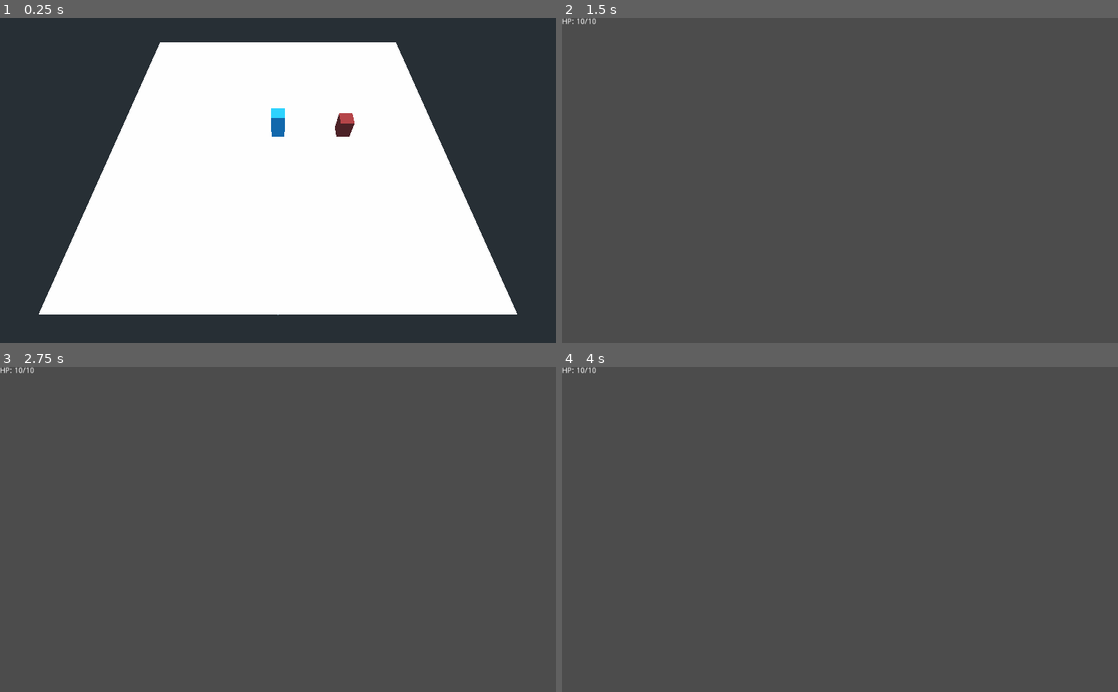
Above: before the commit, frames 1-4 (two rows, left to right).
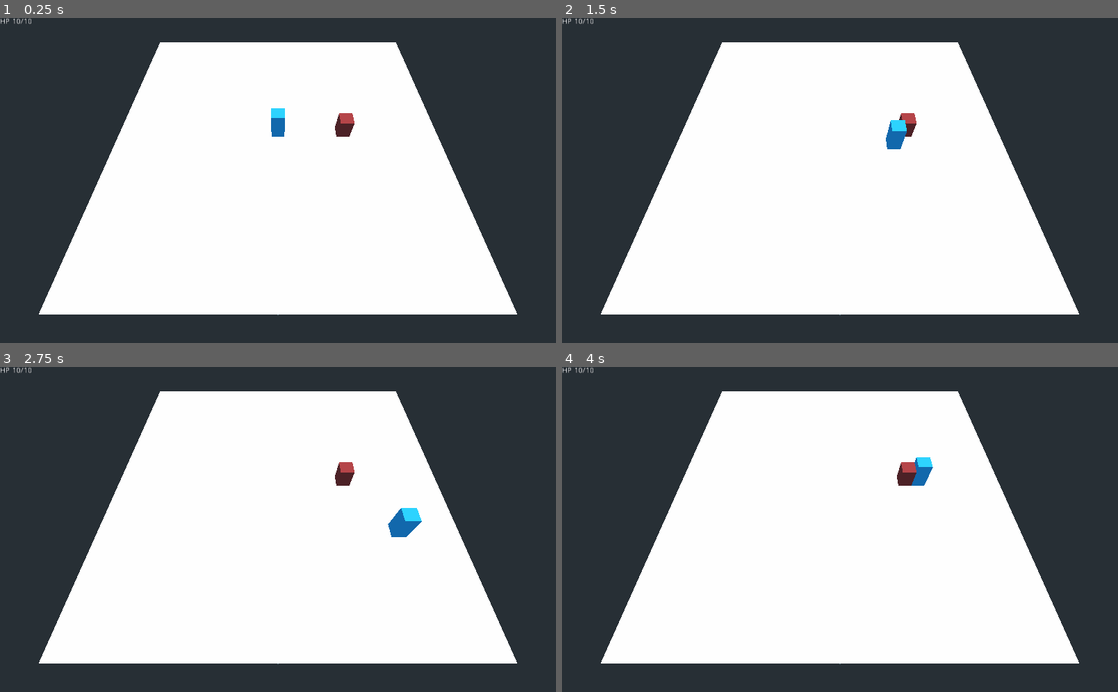
Above: after the commit, the same moments.

Repository: Idkeos/GMTK-JAM-22
Game: Godot game, scene res://Overworld.tscn
The game is run twice, just before and just after one commit, with the same random seed, the same clock (stepped at 60 frames per second) and the same inputs. Before the commit the project starts from res://Main.tscn.
Inputs:
- Up to frame 1 (0.25 s): no input
- Up to frame 2 (1.5 s): tap Enter at 0.5 s; hold D (move_right) 0.53-1.28 s; hold S (move_back) from 1.28 s (still down)
- Up to frame 3 (2.75 s): release S (move_back) at 2.03 s; hold D (move_right) from 2.03 s (still down)
- Up to frame 4 (4 s): release D (move_right) at 2.78 s; hold W (move_forward) 2.78-3.53 s; hold A (move_left) from 3.53 s (still down)

The runs differ from the first frame. In frame 1, less than 0.1% of the frame differs, in the area x 0-6%, y 0-2%; in frame 2, 100%, in the area x 0-100%, y 0-100%; in frame 3, 100%; in frame 4, 100%.

Commit message:
Cleaned up to change plans

Diff:
--- a/GMTK-JAM-2022/BattleHUD.tscn
+++ /dev/null
@@ -1,8 +0,0 @@
-[gd_scene format=2]
-
-[node name="BattleHUD" type="CanvasLayer"]
-
-[node name="PlayerHPText" type="Label" parent="."]
-margin_right = 40.0
-margin_bottom = 14.0
-text = "HP: 10/10"
--- a/GMTK-JAM-2022/BattleManager.gd
+++ /dev/null
@@ -1,23 +0,0 @@
-extends Node
-
-signal starting_battle()
-
-var player
-var enemies = []
-
-# the player signals it is the player and battle manager receives it
-# the battle manager signals when the player dies
-
-func _ready():
-	var player = get_parent().get_node("SceneManager").get_node("Overworld").get_node("Player")
-	player.connect("player_touching_enemy_in_overworld", self, "_on_Player_player_touching_enemy_in_overworld")
-
-func _on_Player_player_touching_enemy_in_overworld(enemy_battle_group_name):
-	emit_signal("starting_battle")
-
-
-func _on_PlayerStats_new_fighter(fighter, is_player):
-	if is_player:
-		player = fighter
-	else:
-		enemies.push_back(fighter)
--- a/GMTK-JAM-2022/BattleManager.tscn
+++ /dev/null
@@ -1,13 +0,0 @@
-[gd_scene load_steps=3 format=2]
-
-[ext_resource path="res://BattleManager.gd" type="Script" id=1]
-[ext_resource path="res://BattleStats.gd" type="Script" id=2]
-
-[node name="BattleManager" type="Node"]
-script = ExtResource( 1 )
-
-[node name="PlayerStats" type="Node" parent="."]
-script = ExtResource( 2 )
-is_player = true
-
-[connection signal="new_fighter" from="PlayerStats" to="." method="_on_PlayerStats_new_fighter"]
--- a/GMTK-JAM-2022/BattleScreen.gd
+++ /dev/null
@@ -1,13 +0,0 @@
-extends Node
-
-func _ready():
-	var player_stats = get_parent().get_parent().get_node("BattleManager").get_node("PlayerStats")
-	player_stats.connect("fighter_took_damage", self, "_on_PlayerStats_fighter_took_damage")
-
-
-func _on_PlayerStats_fighter_took_damage(fighter, amount):
-	print("ssss")
-	# TODO, make update HP counter when attack test button created
-
-func player_attack(attack_Id):
-	pass
--- a/GMTK-JAM-2022/BattleScreen.tscn
+++ /dev/null
@@ -1,9 +0,0 @@
-[gd_scene load_steps=3 format=2]
-
-[ext_resource path="res://BattleHUD.tscn" type="PackedScene" id=1]
-[ext_resource path="res://BattleScreen.gd" type="Script" id=2]
-
-[node name="BattleScreen" type="Node"]
-script = ExtResource( 2 )
-
-[node name="BattleHUD" parent="." instance=ExtResource( 1 )]
--- a/GMTK-JAM-2022/BattleStats.gd
+++ b/GMTK-JAM-2022/BattleStats.gd
@@ -1,29 +1,30 @@
 extends Node
 
-signal new_fighter(fighter, is_player)
 signal fighter_took_damage(fighter, amount)
 signal fighter_died(fighter)
 signal attack(fighter)
 
 export var max_hp = 10
-export var is_player = false
+
+var is_player
 var hp
 
 func _ready():
 	hp = max_hp
-	emit_signal("new_fighter", self, is_player)
+	is_player = get_parent().is_in_group("player")
 
 func take_damage(amount):
 	hp -= amount
-	print("dsj")
 	if hp <= 0:
 		die()
 
 func die():
-	emit_signal("fighter_died", self)
+	# TODO
+	pass
 
 func attack(target, amount):
-	emit_signal("attack", target, amount)
+	# TODO
+	pass
 
 func _on_BattleStats_attack(fighter, amount):
 	if fighter == self:
--- a/GMTK-JAM-2022/Enemy1.gd
+++ b/GMTK-JAM-2022/Enemy1.gd
@@ -1,6 +1 @@
 extends KinematicBody
-
-export var enemy_battle_group_name = "group 1"
-
-func get_enemy_battle_group_name():
-	return enemy_battle_group_name
--- a/GMTK-JAM-2022/Enemy1.tscn
+++ b/GMTK-JAM-2022/Enemy1.tscn
@@ -1,6 +1,7 @@
-[gd_scene load_steps=5 format=2]
+[gd_scene load_steps=6 format=2]
 
 [ext_resource path="res://Enemy1.gd" type="Script" id=1]
+[ext_resource path="res://BattleStats.tscn" type="PackedScene" id=2]
 
 [sub_resource type="CapsuleShape" id=1]
 height = 2.0
@@ -25,3 +26,5 @@
 [node name="MeshInstance" type="MeshInstance" parent="Pivot"]
 mesh = SubResource( 3 )
 material/0 = null
+
+[node name="BattleStats" parent="." instance=ExtResource( 2 )]
--- /dev/null
+++ b/GMTK-JAM-2022/HUD.gd
@@ -0,0 +1 @@
+extends CanvasLayer
--- /dev/null
+++ b/GMTK-JAM-2022/HUD.tscn
@@ -0,0 +1,11 @@
+[gd_scene load_steps=2 format=2]
+
+[ext_resource path="res://HUD.gd" type="Script" id=1]
+
+[node name="HUD" type="CanvasLayer"]
+script = ExtResource( 1 )
+
+[node name="HpLabel" type="Label" parent="."]
+margin_right = 40.0
+margin_bottom = 14.0
+text = "HP 10/10"
--- a/GMTK-JAM-2022/Main.tscn
+++ /dev/null
@@ -1,14 +0,0 @@
-[gd_scene load_steps=4 format=2]
-
-[ext_resource path="res://BattleManager.tscn" type="PackedScene" id=2]
-[ext_resource path="res://SceneManager.gd" type="Script" id=3]
-[ext_resource path="res://SceneManager.tscn" type="PackedScene" id=4]
-
-[node name="Main" type="Node"]
-
-[node name="BattleManager" parent="." instance=ExtResource( 2 )]
-
-[node name="SceneManager" parent="." instance=ExtResource( 4 )]
-script = ExtResource( 3 )
-
-[connection signal="starting_battle" from="BattleManager" to="SceneManager" method="_on_BattleManager_starting_battle"]
--- a/GMTK-JAM-2022/Overworld.tscn
+++ b/GMTK-JAM-2022/Overworld.tscn
@@ -1,7 +1,8 @@
-[gd_scene load_steps=5 format=2]
+[gd_scene load_steps=6 format=2]
 
 [ext_resource path="res://Enemy1.tscn" type="PackedScene" id=1]
 [ext_resource path="res://Player.tscn" type="PackedScene" id=2]
+[ext_resource path="res://HUD.tscn" type="PackedScene" id=3]
 
 [sub_resource type="BoxShape" id=1]
 extents = Vector3( 25, 1, 25 )
@@ -32,3 +33,5 @@
 
 [node name="Enemy1" parent="." instance=ExtResource( 1 )]
 transform = Transform( 1, 0, 0, 0, 1, 0, 0, 0, 1, 10.1167, 3, 0 )
+
+[node name="HUD" parent="." instance=ExtResource( 3 )]
--- a/GMTK-JAM-2022/Player.gd
+++ b/GMTK-JAM-2022/Player.gd
@@ -1,6 +1,4 @@
 extends KinematicBody
-
-signal player_touching_enemy_in_overworld(enemy_battle_group_name)
 
 export var speed = 12
 
@@ -29,7 +27,6 @@
 	for index in range(get_slide_count()):
 		var collision = get_slide_collision(index)
 		if collision.collider.is_in_group("enemy"):
-			var enemy_group_name = collision.collider.get_enemy_battle_group_name()
-			collision.collider.queue_free()
-			emit_signal("player_touching_enemy_in_overworld", enemy_group_name)
+			print("touched an enemy")
+			# take damage or something
 			break
--- a/GMTK-JAM-2022/Player.tscn
+++ b/GMTK-JAM-2022/Player.tscn
@@ -1,5 +1,6 @@
-[gd_scene load_steps=5 format=2]
+[gd_scene load_steps=6 format=2]
 
+[ext_resource path="res://BattleStats.tscn" type="PackedScene" id=1]
 [ext_resource path="res://Player.gd" type="Script" id=2]
 
 [sub_resource type="CapsuleShape" id=6]
@@ -26,3 +27,5 @@
 mesh = SubResource( 5 )
 skeleton = NodePath("../..")
 material/0 = null
+
+[node name="BattleStats" parent="." instance=ExtResource( 1 )]
--- a/GMTK-JAM-2022/SceneManager.gd
+++ /dev/null
@@ -1,26 +0,0 @@
-extends Node
-
-var loaded_scene_instance
-var overworld # Only retain Overworld in memory
-
-export var overworld_name = "Overworld"
-var battle_screen_name = "BattleScreen"
-
-func _init():
-	overworld = load("res://" + overworld_name + ".tscn")
-	loaded_scene_instance = overworld.instance()
-	add_child(loaded_scene_instance)
-
-func _on_BattleManager_starting_battle():
-	start_battle_screen()
-
-func start_battle_screen():
-	# Retains the overworld in the memory
-	remove_child(loaded_scene_instance)
-	var battle_screen = load("res://" + battle_screen_name + ".tscn")
-	loaded_scene_instance = battle_screen.instance()
-	add_child(loaded_scene_instance)
-
-func exit_battle_screen():
-	# Doesn't retain the battle screen in the memory
-	pass
--- a/GMTK-JAM-2022/SceneManager.tscn
+++ /dev/null
@@ -1,3 +0,0 @@
-[gd_scene format=2]
-
-[node name="SceneManager" type="Node"]
--- a/GMTK-JAM-2022/project.godot
+++ b/GMTK-JAM-2022/project.godot
@@ -11,7 +11,7 @@
 [application]
 
 config/name="GMTK-JAM-2022"
-run/main_scene="res://Main.tscn"
+run/main_scene="res://Overworld.tscn"
 config/icon="res://icon.png"
 
 [input]
